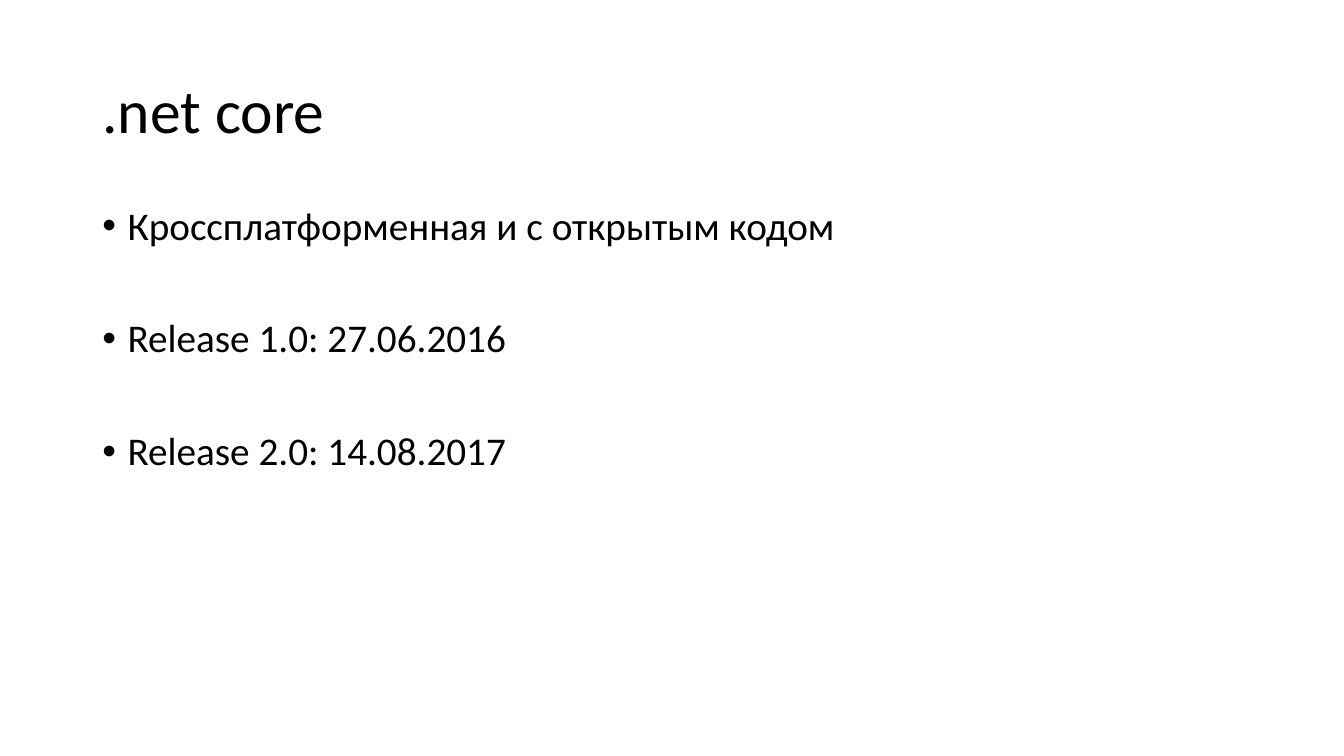
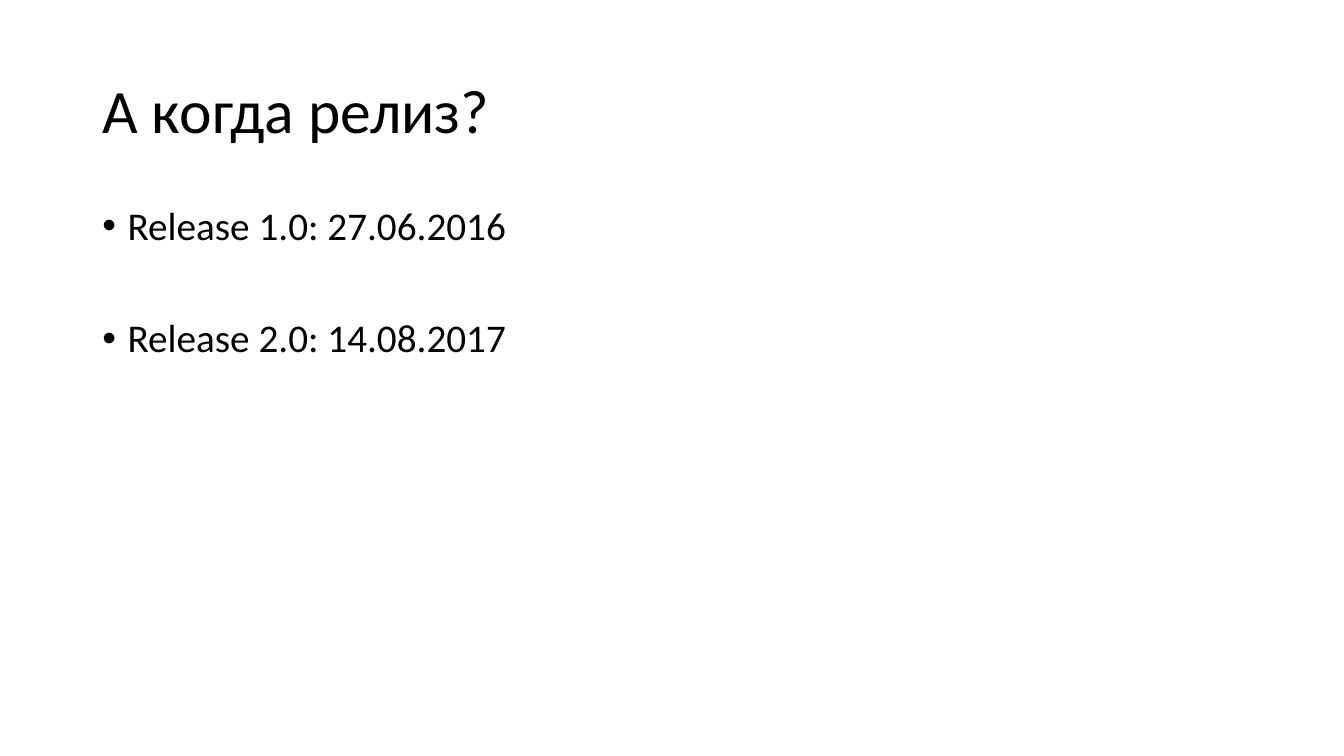
Before and after one commit to aensidhe/presentations, a slide deck: slide 10 of 2017/10/net core and linux in production.pptx (slide 3 before the commit). Drawn at 1344x756 pixels with LibreOffice and Linux fonts; fonts in the diff are those of the drawing. Boxes give left, top, right and bottom in pixels: in the first picture for what was removed or moved away, otherwise in the second. Text is boxed around its words. In the diff, an @@ line names an element or a change of style, - is before the commit and + after.

```diff
--- a/2017/10/net core and linux in production.pptx
+++ b/2017/10/net core and linux in production.pptx
@@ title at [102,91,489,143]: text changed @@
-.net core
+А когда релиз?
@@ text at [128,213,835,247]: paragraph removed @@
-• Кроссплатформенная и с открытым кодом
```
Also in this commit, not shown: 10 other slides changed, 2 slides added.
